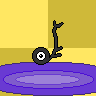
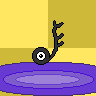
Two versions of the same layered image (96 x 96). Layer-by-layer changes:
painted on "Paint Layer 2" over [53, 33, 64, 58]